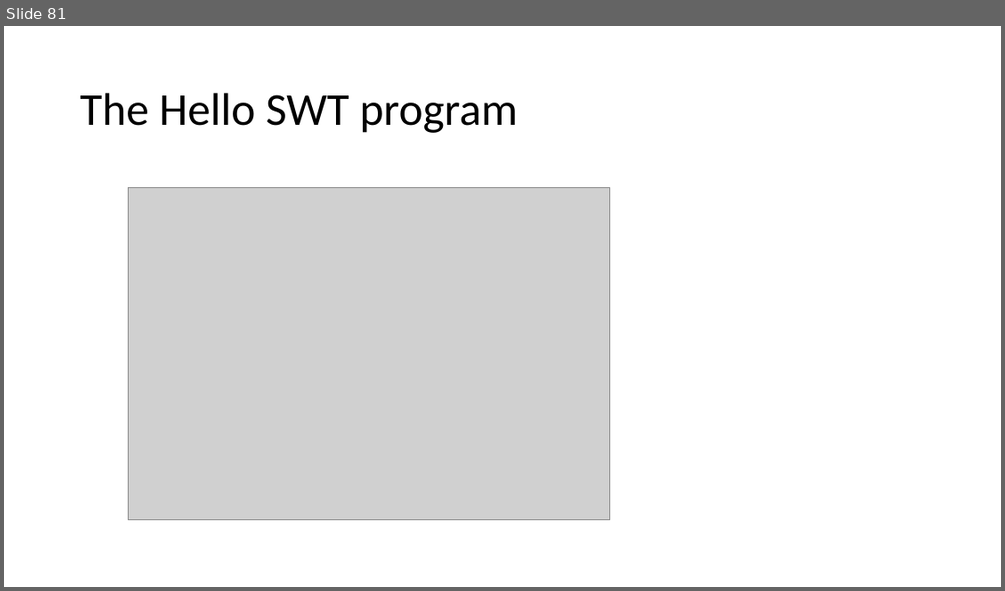
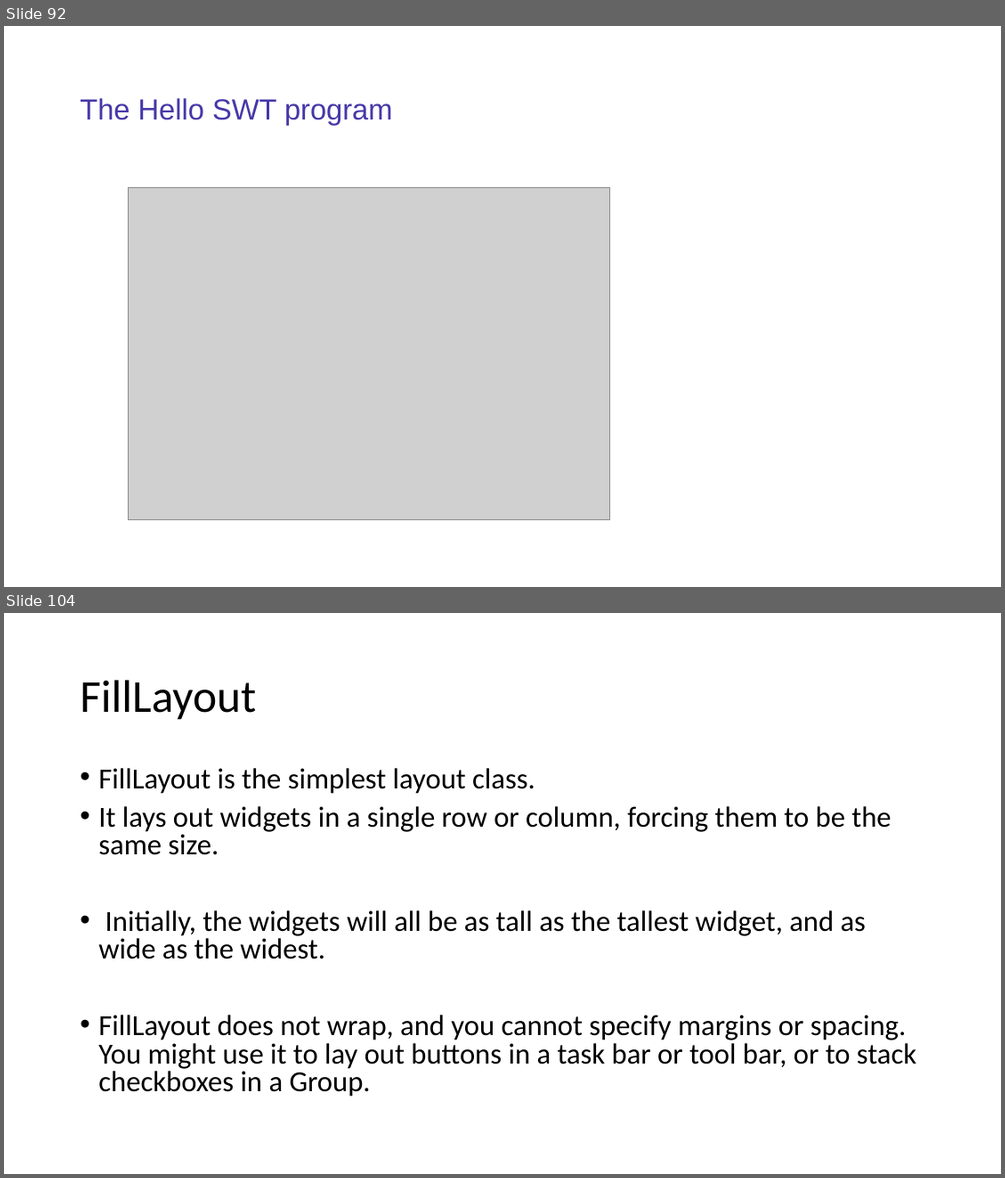
Before and after one commit to sabir123/RCP.Presentations, a slide deck: Eclipse_RCP_Training.pptx. Shown one above the other, each under a label of ours: slide 81 before the commit, slides 92 and 104 after it; the slides between them are not shown. The pictures are 1005x591 and 1005x1178 pixels, drawn with LibreOffice and Linux fonts; fonts in the diff are those of the drawing; grey boxes stand for pictures. Boxes give left, top, right and bottom in pixels: in the first picture for what was removed or moved away, otherwise in the second. Text is boxed around its words. In the diff, an @@ line names an element or a change of style, - is before the commit and + after.

```diff
--- a/Eclipse_RCP_Training.pptx
+++ b/Eclipse_RCP_Training.pptx
@@ slide 104 added at bbox=[4, 613, 1001, 1174], background #FFFFFF @@
@@ title added at bbox=[80, 680, 256, 720], 44 pt, text #000000 @@
+FillLayout
@@ text added at bbox=[98, 768, 916, 1096], 28 pt, text #000000 @@
+• FillLayout is the simplest layout class.
+• It lays out widgets in a single row or column, forcing them to be the same size.
+• Initially, the widgets will all be as tall as the tallest widget, and as wide as the widest.
+• FillLayout does not wrap, and you cannot specify margins or spacing. You might use it to lay out buttons in a task bar or tool bar, or to stack checkboxes in a Group.
@@ what was slide 81 is now slide 92 @@
@@ slide 92 changed as well @@
@@ title "The Hello SWT program" at bbox=[80, 98, 393, 124]: size 44 to 28 pt, font Calibri to Arial, text colour #000000 to #4538A8 @@
```
Also in this commit, not shown: 6 other slides changed, 27 other slides added.
